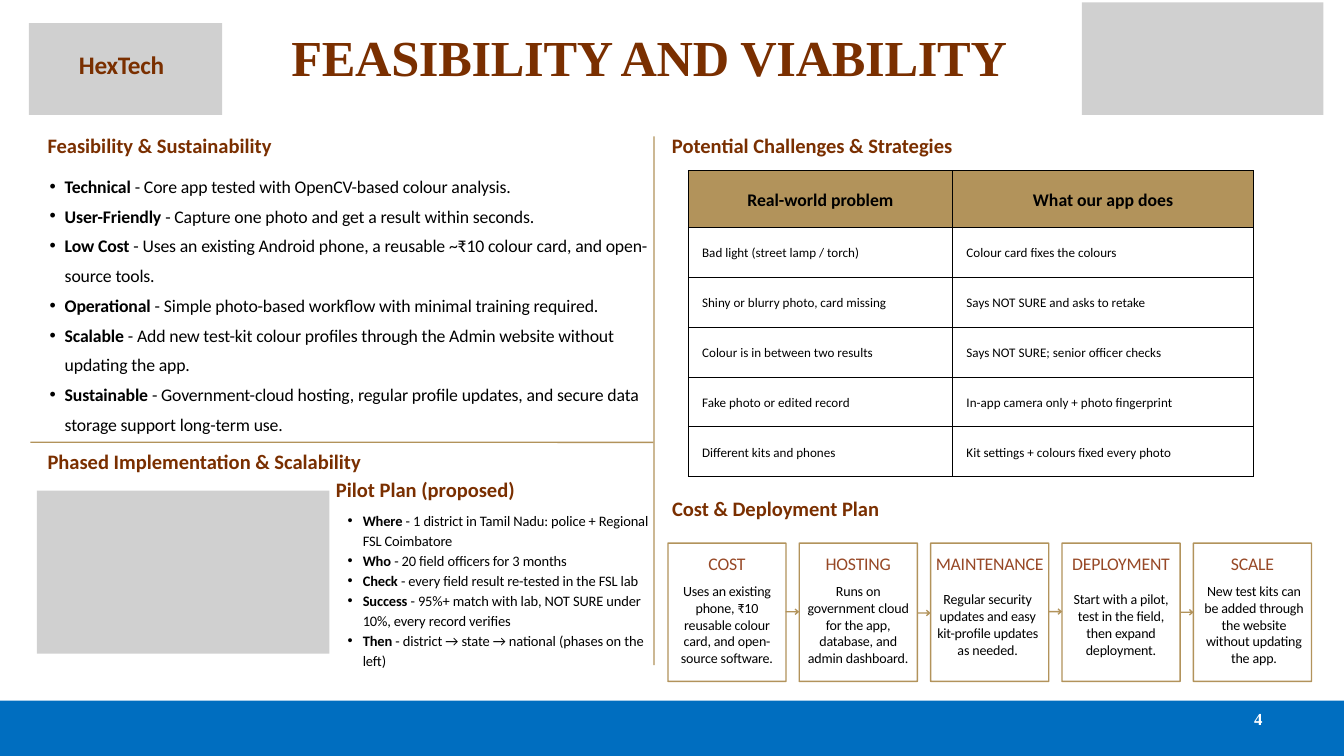
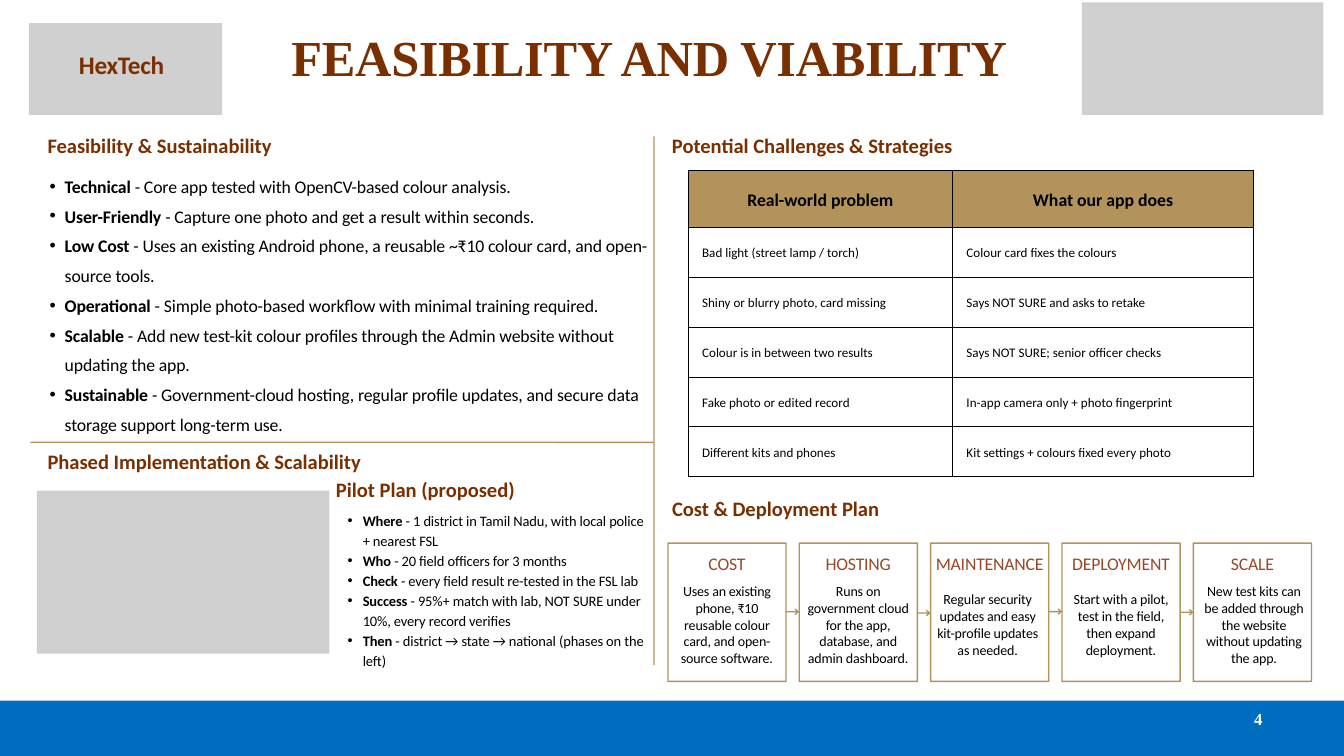
Before and after one commit to Lokeshraj2006/NarcTest, a slide deck: slide 4 of docs/deck_v5/K26234_SIH26231_v5.pptx. Drawn at 1344x756 pixels with LibreOffice and Linux fonts; fonts in the diff are those of the drawing; grey boxes stand for pictures. Boxes give left, top, right and bottom in pixels: in the first picture for what was removed or moved away, otherwise in the second. Text is boxed around its words. In the diff, an @@ line names an element or a change of style, - is before the commit and + after.

```diff
--- a/docs/deck_v5/K26234_SIH26231_v5.pptx
+++ b/docs/deck_v5/K26234_SIH26231_v5.pptx
@@ text at (363,516,644,546): text changed @@
-  • Where - 1 district in Tamil Nadu: police + Regional FSL Coimbatore
+  • Where - 1 district in Tamil Nadu, with local police + nearest FSL
```
Also in this commit, not shown: 1 other slide changed, 2 other files.
